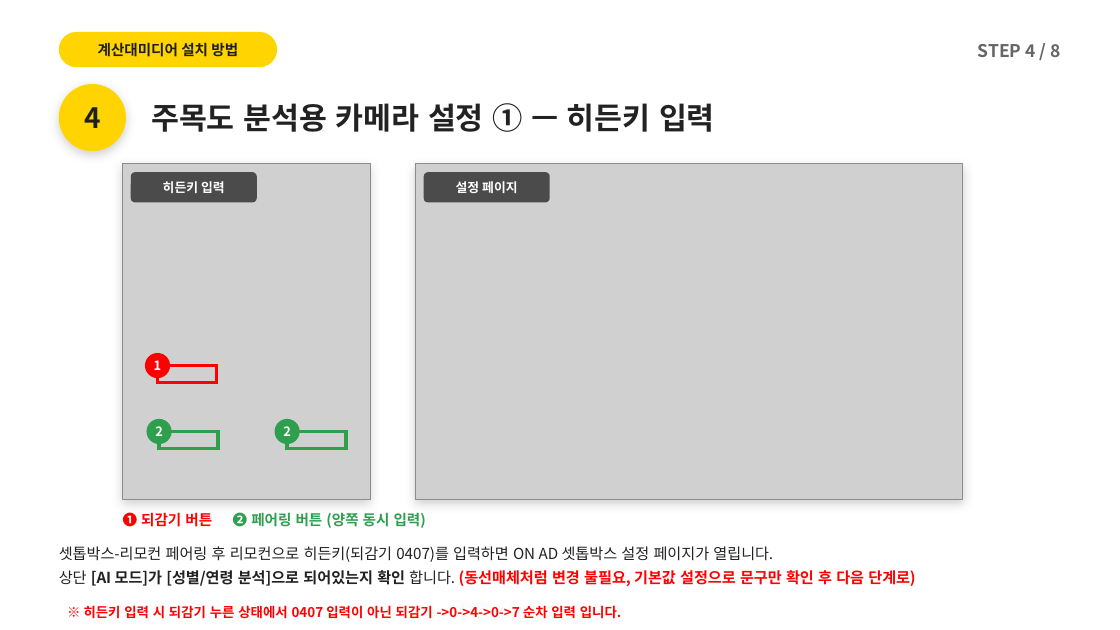
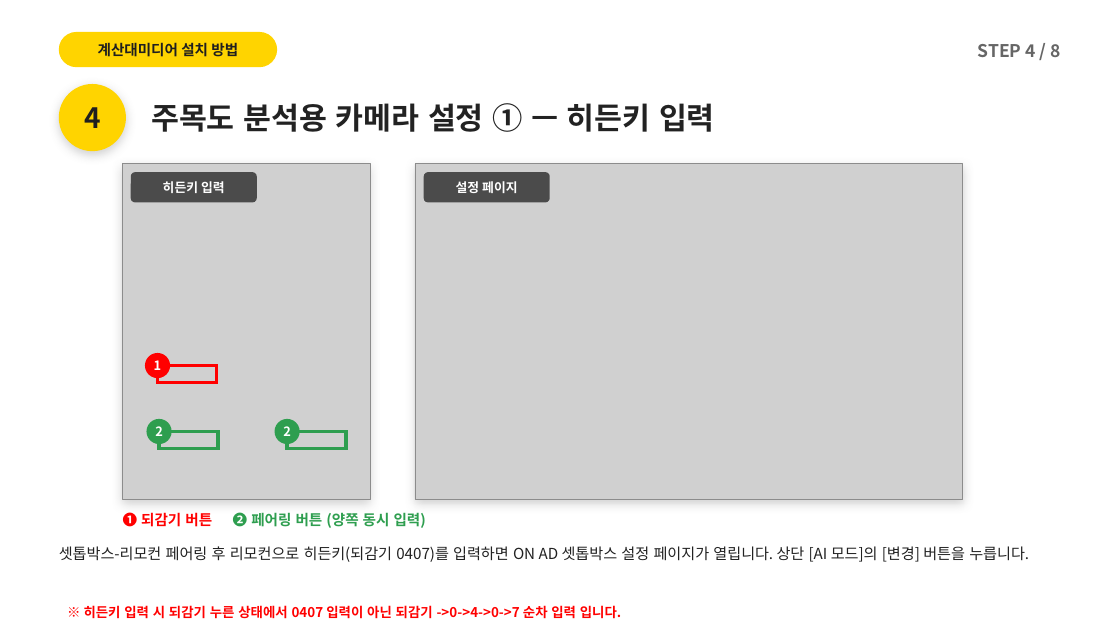
Before and after one commit to alsdn2947/ars, a slide deck: slide 22 of 이마트_AI카메라_설치매뉴얼.pptx (slide 20 before the commit). Drawn at 1120x630 pixels with LibreOffice and Linux fonts; fonts in the diff are those of the drawing; grey boxes stand for pictures. Boxes give left, top, right and bottom in pixels: in the first picture for what was removed or moved away, otherwise in the second. Text is boxed around its words. In the diff, an @@ line names an element or a change of style, - is before the commit and + after.

```diff
--- a/이마트_AI카메라_설치매뉴얼.pptx
+++ b/이마트_AI카메라_설치매뉴얼.pptx
@@ text at [59,546,1029,562]: text changed @@
-셋톱박스-리모컨 페어링 후 리모컨으로 히든키(되감기 0407)를 입력하면 ON AD 셋톱박스 설정 페이지가 열립니다.
-상단 [AI 모드]가 [성별/연령 분석]으로 되어있는지 확인 합니다. (동선매체처럼 변경 불필요, 기본값 설정으로 문구만 확인 후 다음 단계로)
+셋톱박스-리모컨 페어링 후 리모컨으로 히든키(되감기 0407)를 입력하면 ON AD 셋톱박스 설정 페이지가 열립니다. 상단 [AI 모드]의 [변경] 버튼을 누릅니다.
```
Also in this commit, not shown: 1 other slide changed, 4 slides added, 1 other file.
